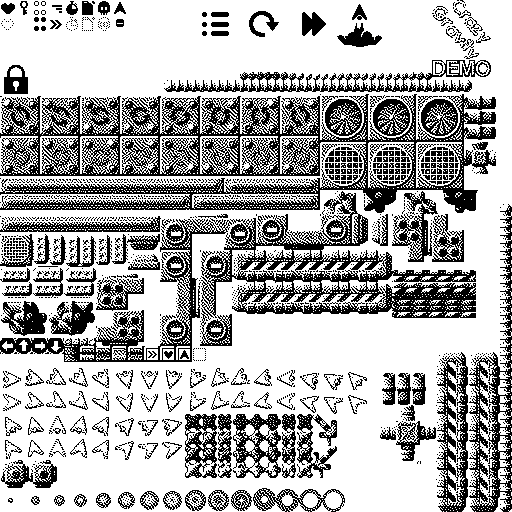
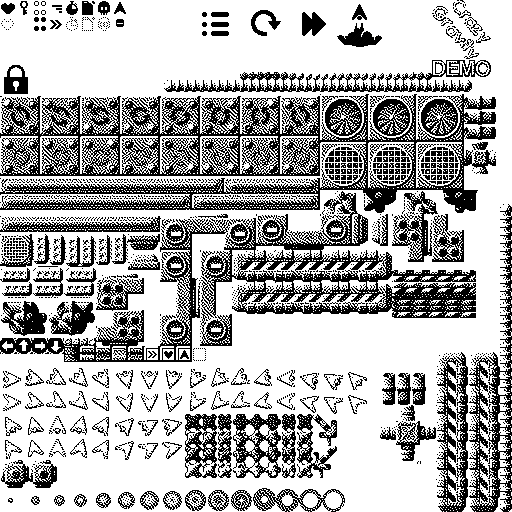
Revision of a layered 512x512 image; what changed, layer by layer:
painted on "Icons" over [249, 10, 281, 37]
painted on "Background" over [249, 10, 281, 37]
